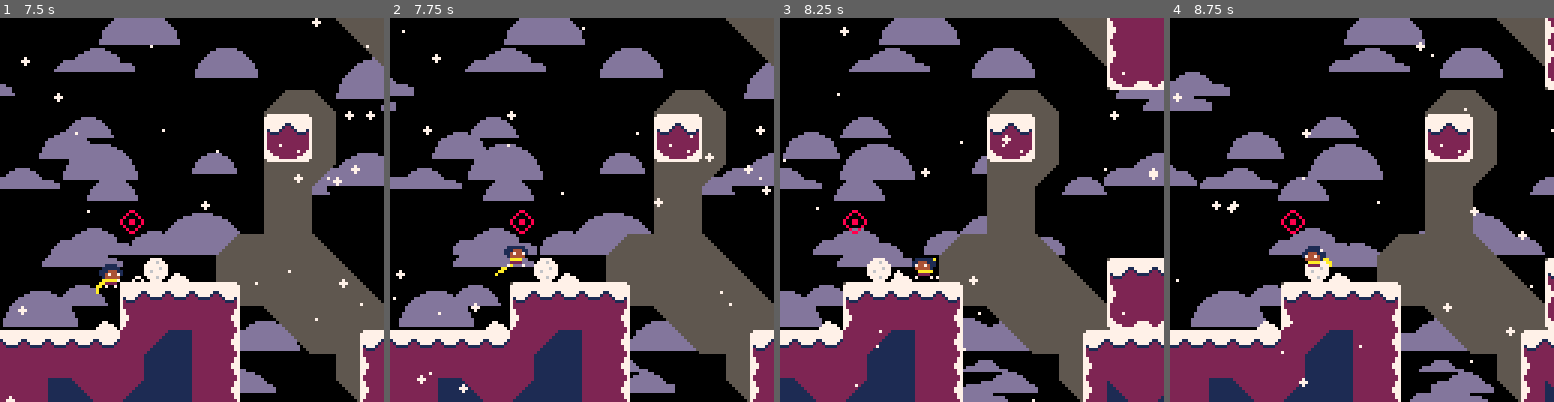
Above: before the commit, frames 1-4 (left to right).
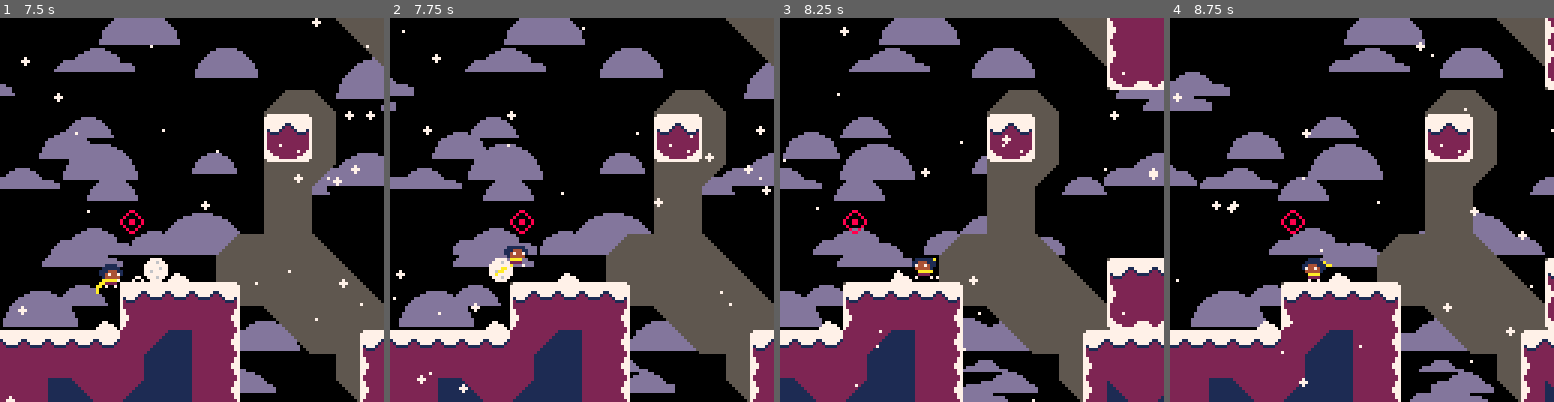
Above: after the commit, the same moments.

Repository: ExOK/Celeste2
Game: PICO-8 cartridge 0.p8
Same seed, same stepped clock (60 frames per second), same inputs: the game is played once before the commit and once after it.
Inputs:
- Up to frame 1 (7.5 s): tap X (X key) at 0.33, 1.07, 1.85, 2.97, 4.08, 5.2, 6.32, 7.43 s; tap O (Z key) at 0.7, 1.7, 2.1, 2.5, 2.9, 3.3, 3.7, 4.1, 4.5, 4.9, 5.3, 5.7, 6.1, 6.5, 6.9, 7.3 s; hold Right 1.6-2.1 s; hold Up 2.15-2.42 s; hold Right 2.47-3.03 s; hold Left 3.08-3.58 s; hold Down 3.63-3.97 s; hold Right 4.02-4.68 s; hold Up 4.73-5.03 s; hold Left 5.08-5.68 s; hold Down 5.73-6.03 s; hold Right 6.08-6.58 s; hold Right 6.63-7.13 s; hold Up 7.18-7.45 s
- Up to frame 2 (7.75 s): hold Right from 7.5 s (still down); tap O (Z key) at 7.7 s
- Up to frame 3 (8.25 s): release Right at 8.07 s; tap O (Z key) at 8.1 s; hold Left from 8.12 s (still down)
- Up to frame 4 (8.75 s): tap O (Z key) at 8.5 s; tap X (X key) at 8.55 s; release Left at 8.62 s; hold Down from 8.67 s (still down)

Frame 1 is identical in both runs. In frame 2, 0.6% of the frame differs, in the area x 25-44%, y 62-69%; in frame 3, 0.3%; in frame 4, 0.5%.

Commit message:
snowball stuff

Diff:
--- a/main.lua
+++ b/main.lua
@@ -36,7 +36,12 @@
 	else
 		--objects
 		for o in all(objects) do
-			o:update()
+			if (o.freeze > 0) then
+				o.freeze -= 1
+			else
+				o:update()
+			end
+
 			if (o.destroyed) then
 				del(objects, o)
 			end
--- a/object.lua
+++ b/object.lua
@@ -22,8 +22,9 @@
 object.grapple_mode = 0
 object.hazard = 0
 object.facing = 1
+object.freeze = 0
 
-object.move_x = function(self, x, no_func)
+object.move_x = function(self, x, on_collide)
 	self.remainder_x += x
 	local mx = flr(self.remainder_x + 0.5)
 	self.remainder_x -= mx
@@ -33,8 +34,8 @@
 	while (mx != 0)
 	do
 		if (self:check_solid(mxs, 0)) then
-			if (not no_func) then
-				self:on_collide_x(total - mx, total)
+			if (on_collide) then
+				on_collide(self, total - mx, total)
 			end
 			break
 		else
@@ -44,7 +45,7 @@
 	end
 end
 
-object.move_y = function(self, y, no_func)
+object.move_y = function(self, y, on_collide)
 	self.remainder_y += y
 	local my = flr(self.remainder_y + 0.5)
 	self.remainder_y -= my
@@ -54,8 +55,8 @@
 	while (my != 0)
 	do
 		if (self:check_solid(0, mys)) then
-			if (not no_func) then
-				self:on_collide_y(total - my, total)
+			if (on_collide) then
+				on_collide(self, total - my, total)
 			end
 			break
 		else
--- a/objects.lua
+++ b/objects.lua
@@ -58,6 +58,29 @@
 snowball.holdable = true
 snowball.hit_w = 8
 snowball.hit_h = 8
+snowball.state = 0
+snowball.update = function(self)
+	if (not self.held) then
+		--gravity
+		local on_ground = self:check_solid(0, 1)
+		if (not on_ground) then
+			self.speed_y = approach(self.speed_y, 3, 0.4)
+		end
+
+		--apply
+		self:move_x(self.speed_x, self.on_collide_x)
+		self:move_y(self.speed_y, self.on_collide_y)
+	end
+end
+snowball.on_collide_x = function(self, moved, total)
+	self.speed_x *= -1
+	self.freeze = 1
+end
+snowball.on_release = function(self, dir)
+	self.held = false
+	self.speed_x = dir * 3
+	self.speed_y = 0
+end
 
 grappler = new_type()
 grappler.tile = 46
--- a/player.lua
+++ b/player.lua
@@ -3,7 +3,6 @@
 player.base = object
 
 player.t_jump_grace = 0
-player.jump_grace_y = 0
 player.t_var_jump = 0
 player.var_jump_speed = 0
 player.grapple_x = 0
@@ -82,7 +81,7 @@
 	self.var_jump_speed = self.speed_y
 	self.t_var_jump = 4
 	self.facing = dir
-	self:move_x(-dir * 3, true)
+	self:move_x(-dir * 3)
 end
 
 player.grapple_jump = function(self)
@@ -96,6 +95,7 @@
 	if (abs(self.speed_x) > 4) then
 		self.speed_x = sgn(self.speed_x) * 4
 	end
+	self:move_y(self.grapple_jump_grace_y - self.y)
 end
 
 --[[
@@ -237,7 +237,7 @@
 				self.var_jump_speed = self.speed_y
 				self.t_var_jump = 4
 				self.t_jump_grace = 0
-				self:move_y(self.jump_grace_y - self.y, true)
+				self:move_y(self.jump_grace_y - self.y)
 			elseif (self:check_solid(2, 0)) then
 				self:wall_jump(-1)
 			elseif (self:check_solid(-2, 0)) then
@@ -266,17 +266,19 @@
 				if (mode == 2) then
 					self.grapple_x = self.grapple_hit.x + 4
 					self.grapple_y = self.grapple_hit.y + 4
+				elseif (mode == 3) then
+					self.grapple_hit.held = true
 				end
 
 				self.state = mode == 3 and 12 or 11
 				self.grapple_wave = 2
 				self.grapple_boost = false
-				freeze_time = 2
+				self.freeze = 2
 			end
 
 			if (hit == 2 or (hit == 0 and abs(self.grapple_x - self.x) > 64)) then
 				self.grapple_retract = true
-				freeze_time = 2
+				self.freeze = 2
 				self.state = 0
 			end
 		end
@@ -307,9 +309,9 @@
 		-- y-correction
 		if (self.speed_y == 0) then
 			if (self.y - 3 > self.grapple_y) then
-				self:move_y(-0.5, true)
+				self:move_y(-0.5)
 			elseif (self.y - 3 < self.grapple_y) then
-				self:move_y(0.5, true)
+				self:move_y(0.5)
 			end
 		end
 
@@ -323,6 +325,7 @@
 			if (self:check_solid(self.grapple_dir * 3, 0)) then
 				self:wall_jump(-self.grapple_dir)
 			else
+				self.grapple_jump_grace_y = self.y
 				self:grapple_jump()
 			end
 		end
@@ -346,6 +349,7 @@
 			self.state = 0
 			if (self.grapple_hit != nil and self.grapple_hit.grapple_mode == 2) then
 				self.t_grapple_jump_grace = 30
+				self.grapple_jump_grace_y = self.y
 			end
 			if (abs(self.speed_x) > 5) then
 				self.speed_x = sgn(self.speed_x) * 5
@@ -353,6 +357,9 @@
 		end
 	elseif (self.state == 12) then
 		-- grapple pull state
+
+		-- pull
+
 
 		-- grapple wave
 		self.grapple_wave = approach(self.grapple_wave, 0, 0.6)
@@ -361,6 +368,7 @@
 		if (not input_grapple) then
 			self.state = 0
 			self.grapple_retract = true
+			self.grapple_hit:on_release(-self.grapple_dir)
 		end
 
 	elseif (self.state == 99) then
@@ -374,8 +382,8 @@
 	end
 
 	-- apply
-	self:move_x(self.speed_x)
-	self:move_y(self.speed_y)
+	self:move_x(self.speed_x, self.on_collide_x)
+	self:move_y(self.speed_y, self.on_collide_y)
 
 	-- sprite
 	if (self.state != 2 and self.state != 1) then
@@ -395,7 +403,7 @@
 			have_grapple = true
 		elseif (o.base == bridge and not o.falling and self:overlaps(o)) then
 			o.falling = true
-			freeze_time = 1
+			self.freeze = 1
 			shake = 2
 		end
 	end
